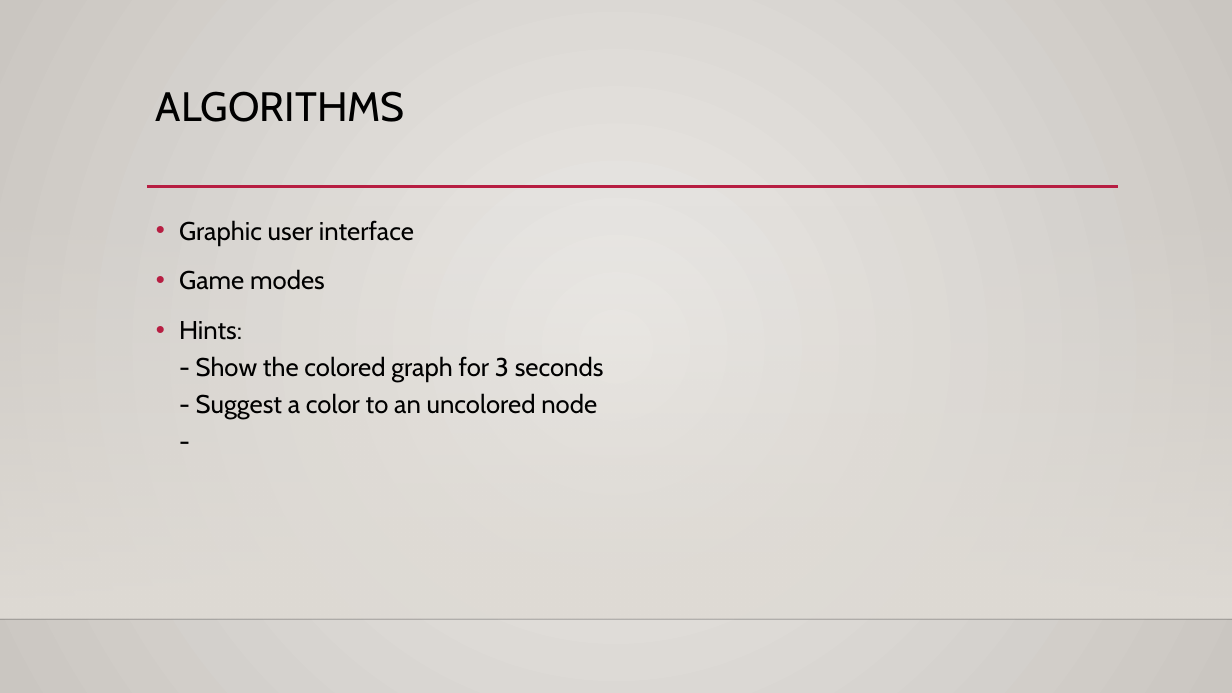
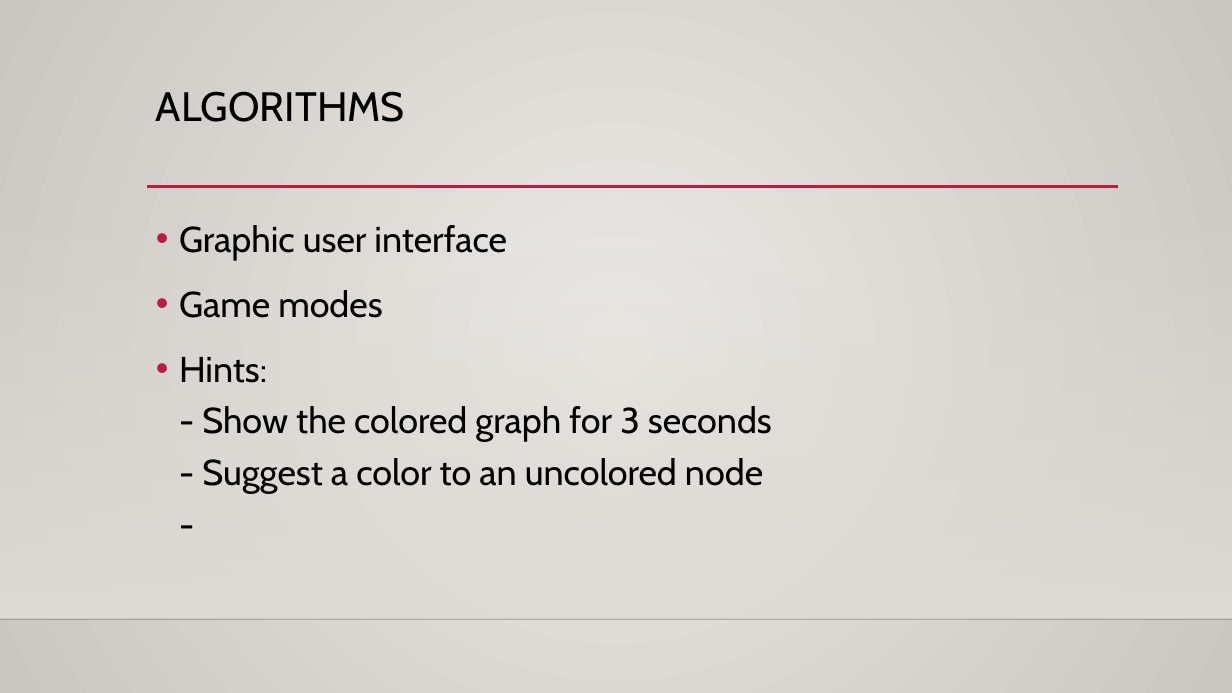
Before and after one commit to diagnoza/develop-, a slide deck: slide 6 of Project1-1/Phase2/Presentation2.pptx (slide 5 before the commit). Drawn at 1232x693 pixels with LibreOffice and Linux fonts; fonts in the diff are those of the drawing; background and template pictures are left out. Boxes give left, top, right and bottom in pixels: in the first picture for what was removed or moved away, otherwise in the second. Text is boxed around its words. In the diff, an @@ line names an element or a change of style, - is before the commit and + after.

```diff
--- a/Project1-1/Phase2/Presentation2.pptx
+++ b/Project1-1/Phase2/Presentation2.pptx
@@ text "Graphic user interface" at (x1=179, y1=225, x2=772, y2=494): size 20 to 28 pt @@
```
Also in this commit, not shown: 5 other slides changed, 1 slide added.
